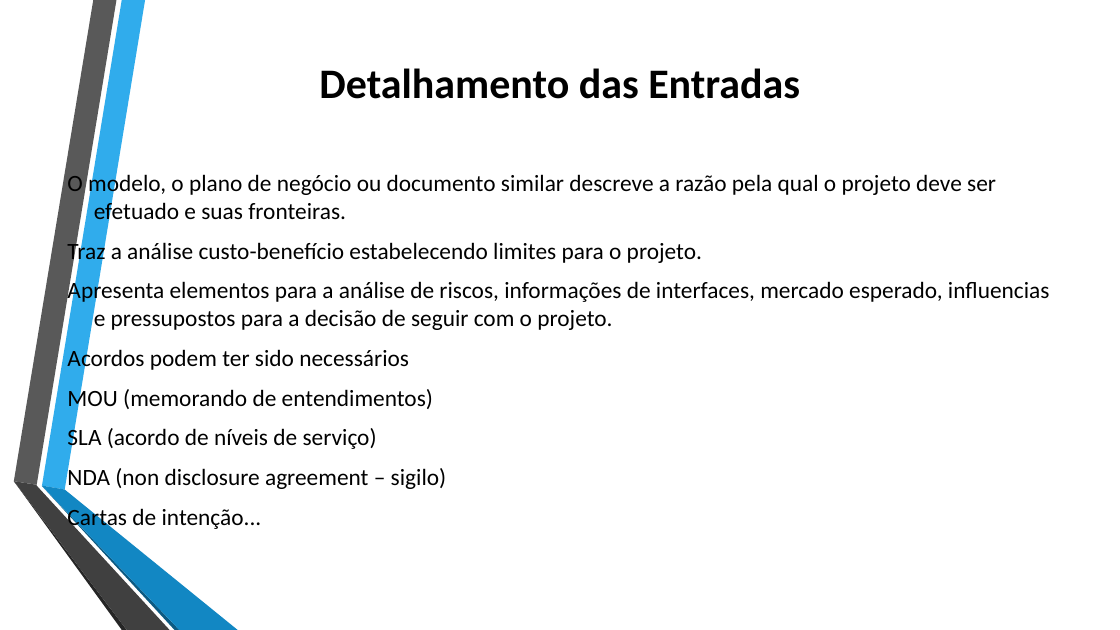
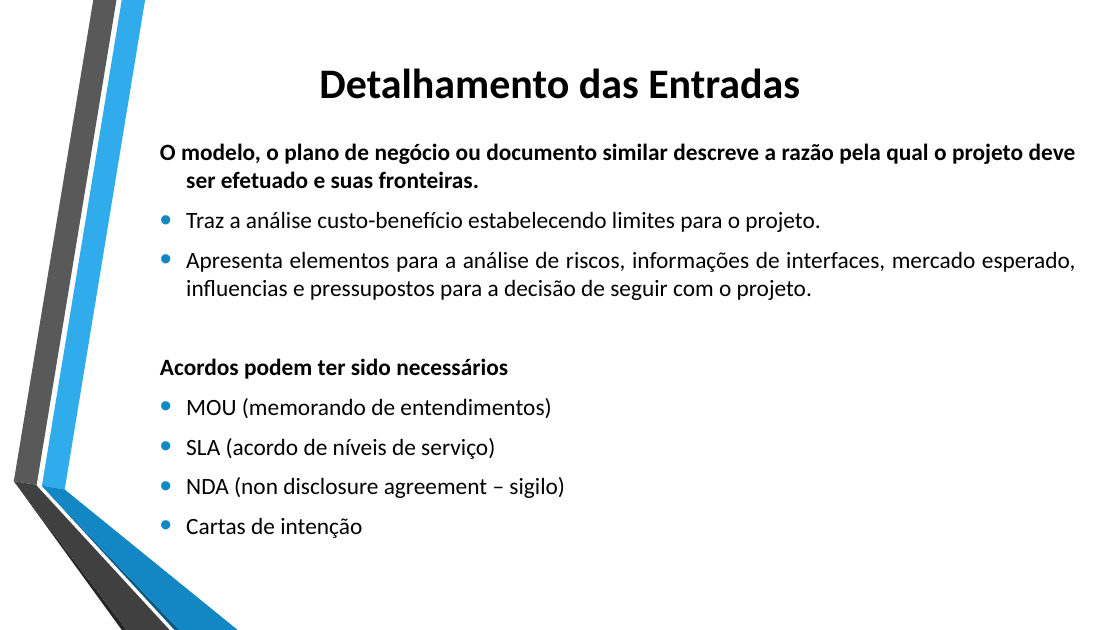
Before and after one commit to jharbes/ADMINISTRACAO-DE-REDES, a slide deck: slide 8 of RELATORIO PROVA P2/relatorio-pmbok-capitulo4-jharbes.pptx. Drawn at 1120x630 pixels with LibreOffice and Linux fonts; fonts in the diff are those of the drawing. Boxes give left, top, right and bottom in pixels: in the first picture for what was removed or moved away, otherwise in the second. Text is boxed around its words. In the diff, an @@ line names an element or a change of style, - is before the commit and + after.

```diff
--- a/RELATORIO PROVA P2/relatorio-pmbok-capitulo4-jharbes.pptx
+++ b/RELATORIO PROVA P2/relatorio-pmbok-capitulo4-jharbes.pptx
@@ text "O modelo, o plano de ...": place and size @@
-text "O modelo, o plano de ..." at box(67, 171, 1050, 531)
+text "O modelo, o plano de ..." at box(160, 143, 1076, 538)
@@ text at box(160, 143, 1076, 498): bold on in "O modelo, o plano de negócio ou ...", "Acordos podem ter sido necessários"; alignment left to justified; bullet none to • @@
@@ text at box(186, 517, 362, 538): text changed @@
-Cartas de intenção...
+• Cartas de intenção
```
Also in this commit, not shown: 6 other slides changed.
